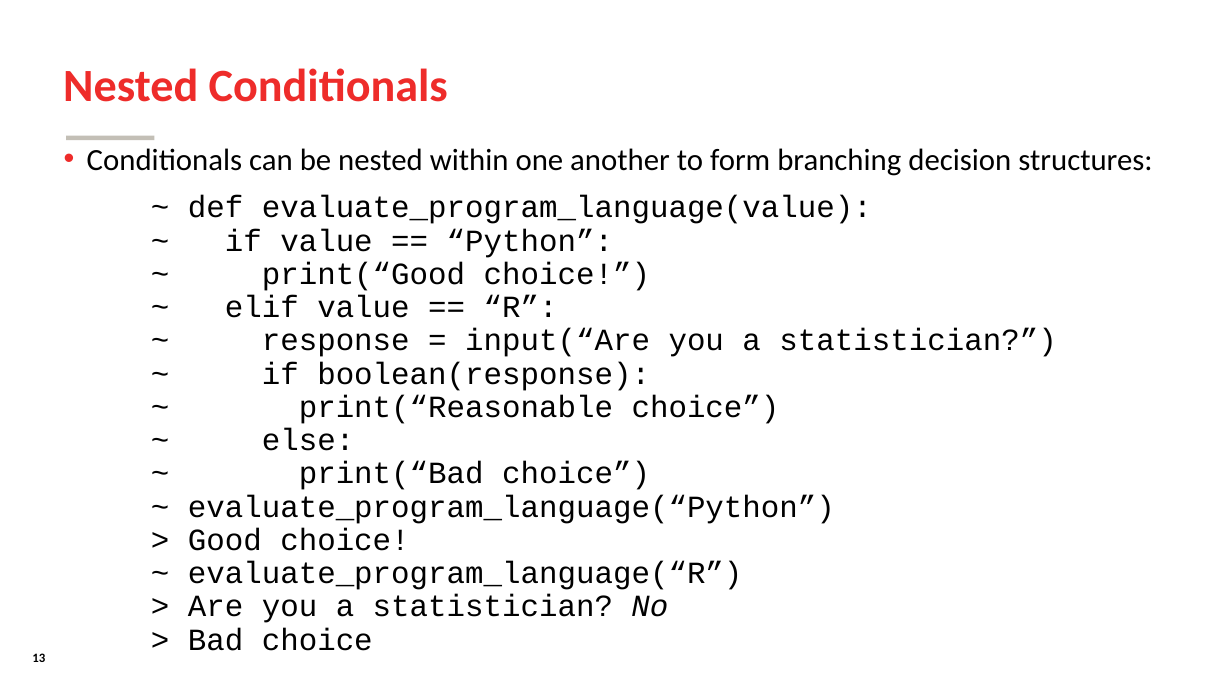
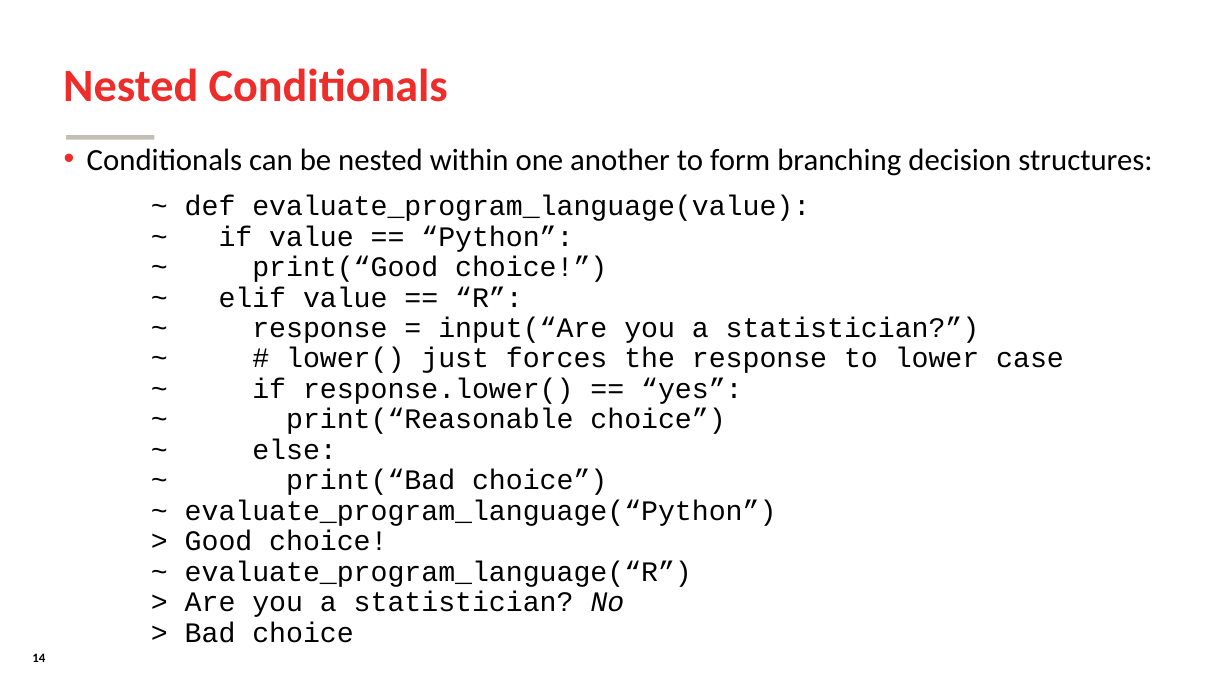
Before and after one commit to SomeoneInParticular/MDPR613_CourseMaterial, a slide deck: slide 14 of PythonCrashCourse/Unit1_ProceduralPython/Unit1_ProceduralPython.odp (slide 13 before the commit). Drawn at 1232x693 pixels with LibreOffice and Linux fonts; fonts in the diff are those of the drawing; background and template pictures are left out. Boxes give left, top, right and bottom in pixels: in the first picture for what was removed or moved away, otherwise in the second. Text is boxed around its words. In the diff, an @@ line names an element or a change of style, - is before the commit and + after.

```diff
--- a/PythonCrashCourse/Unit1_ProceduralPython/Unit1_ProceduralPython.odp
+++ b/PythonCrashCourse/Unit1_ProceduralPython/Unit1_ProceduralPython.odp
@@ text at bbox=[185, 195, 1064, 643]: text changed; size 24 to 22 pt @@
-  ~ def evaluate_program_language(value):
-  ~ if value == “Python”:
-  ~ print(“Good choice!”)
-  ~ elif value == “R”:
-  ~ response = input(“Are you a statistician?”)
-  ~ if boolean(response):
-  ~ print(“Reasonable choice”)
-  ~ else:
-  ~ print(“Bad choice”)
-  ~ evaluate_program_language(“Python”)
-  > Good choice!
-  ~ evaluate_program_language(“R”)
-  > Are you a statistician? No
-  > Bad choice
+  ~ def evaluate_program_language(value):
+  ~ if value == “Python”:
+  ~ print(“Good choice!”)
+  ~ elif value == “R”:
+  ~ response = input(“Are you a statistician?”)
+  ~ # lower() just forces the response to lower case
+  ~ if response.lower() == “yes”:
+  ~ print(“Reasonable choice”)
+  ~ else:
+  ~ print(“Bad choice”)
+  ~ evaluate_program_language(“Python”)
+  > Good choice!
+  ~ evaluate_program_language(“R”)
+  > Are you a statistician? No
+  > Bad choice
@@ page number at bbox=[32, 653, 45, 662]: text changed @@
-13
+14
```
Also in this commit, not shown: 19 other slides changed, 1 slide added, 1 other file.
